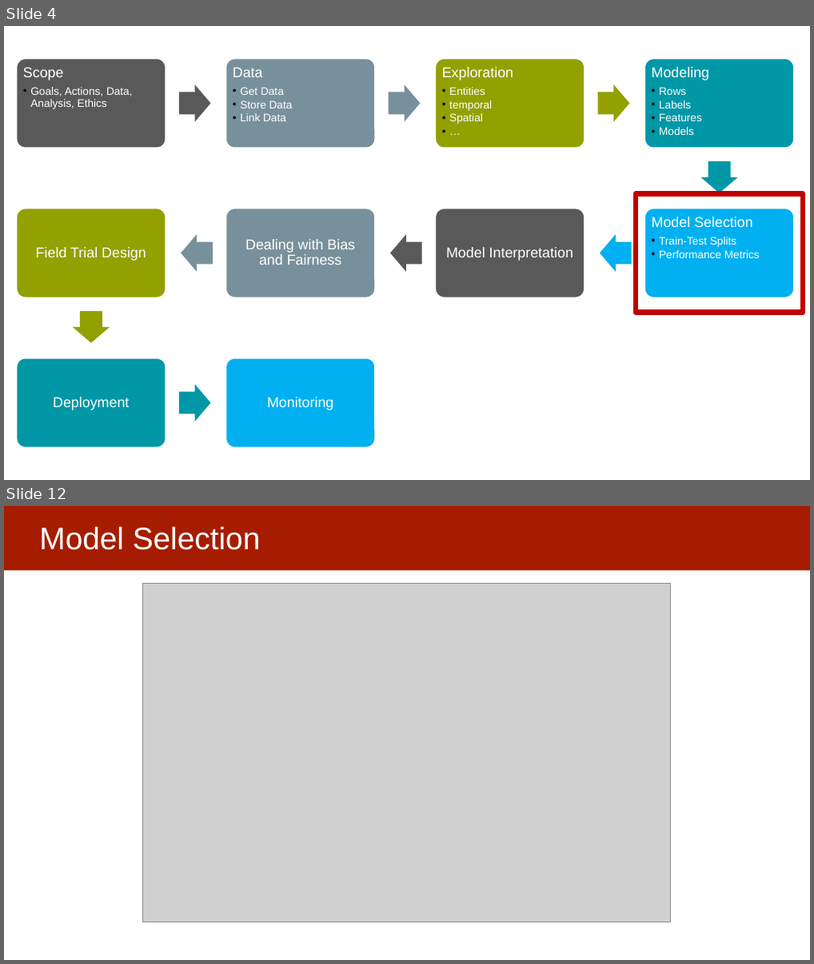
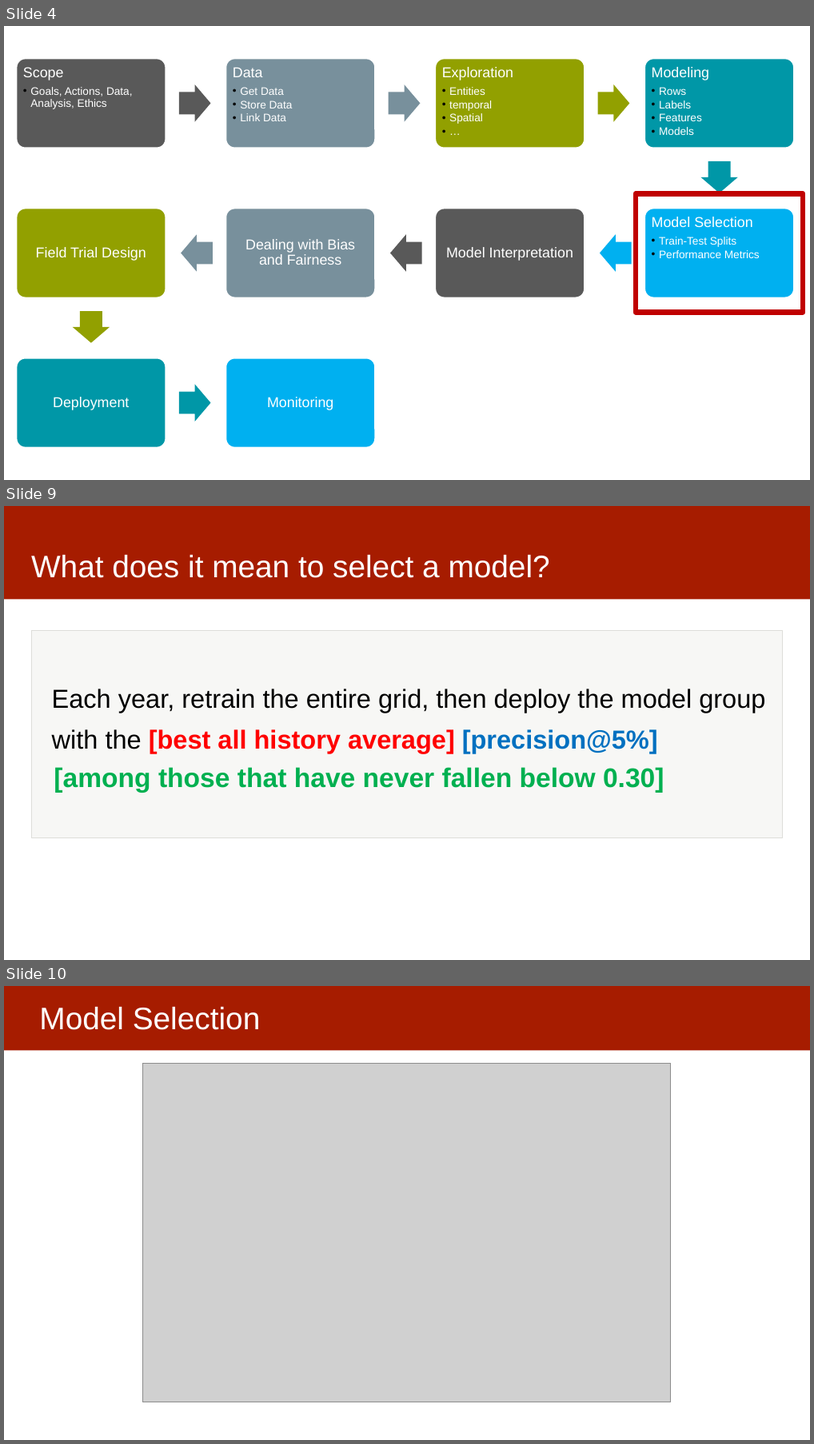
Before and after one commit to dssg/mlforpublicpolicylab, a slide deck: Lectures/15-ml-in-practice-and-model-selection-part-3.pptx. Shown one above the other, each under a label of ours: slides 4 and 12 before the commit, slides 4, 9 and 10 after it; the slides between them are not shown. The pictures are 814x964 and 814x1444 pixels, drawn with LibreOffice and Linux fonts; fonts in the diff are those of the drawing; grey boxes stand for pictures. Boxes give left, top, right and bottom in pixels: in the first picture for what was removed or moved away, otherwise in the second. Text is boxed around its words. In the diff, an @@ line names an element or a change of style, - is before the commit and + after.

```diff
--- a/Lectures/15-ml-in-practice-and-model-selection-part-3.pptx
+++ b/Lectures/15-ml-in-practice-and-model-selection-part-3.pptx
@@ slide 9 added at box(4, 506, 810, 960), background #FFFFFF @@
@@ rectangle added at box(4, 506, 810, 599), fill #A61C00 @@
@@ title added at box(31, 555, 550, 578), 37 pt, text #FFFFFF @@
+What does it mean to select a model?
@@ rectangle added at box(31, 631, 782, 837), fill #F7F7F5, outline #DDDDD9 0.5 pt @@
@@ text added at box(52, 688, 766, 753), 31 pt, text #000000 @@
+Each year, retrain the entire grid, then deploy the model group with the [best all history average] [precision@5%]
@@ text added at box(54, 767, 665, 792), 32 pt, text #00B050, bold @@
+[among those that have never fallen below 0.30]
@@ what was slide 12 is now slide 10 @@
```
Also in this commit, not shown: 2 slides changed, 10 other slides added, 12 slides removed.
